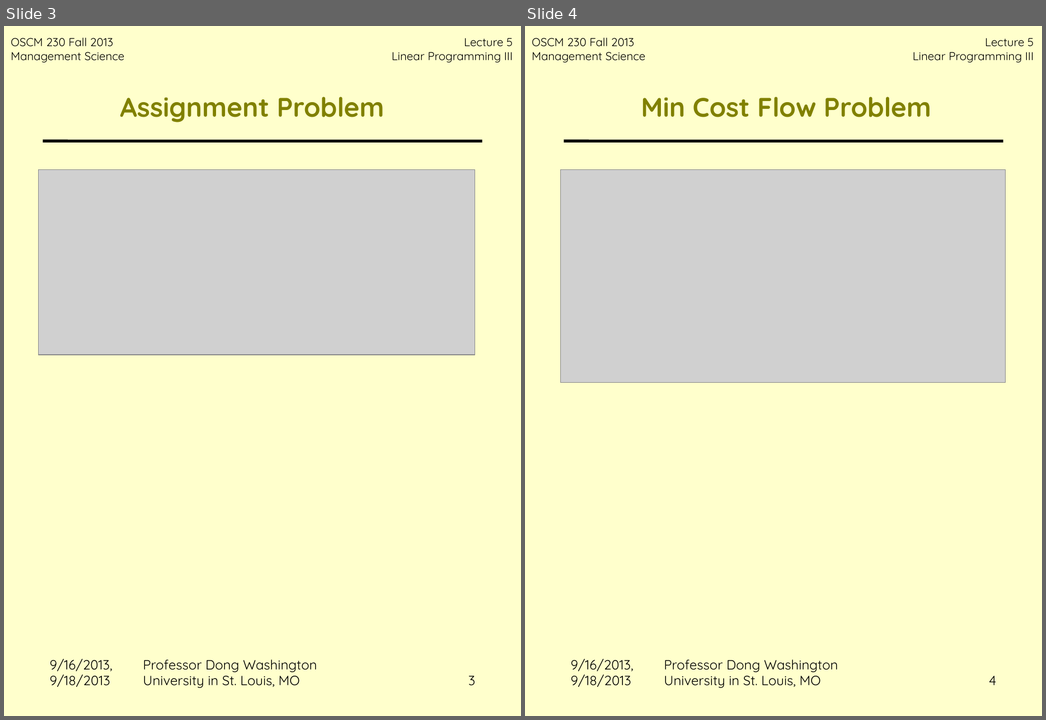
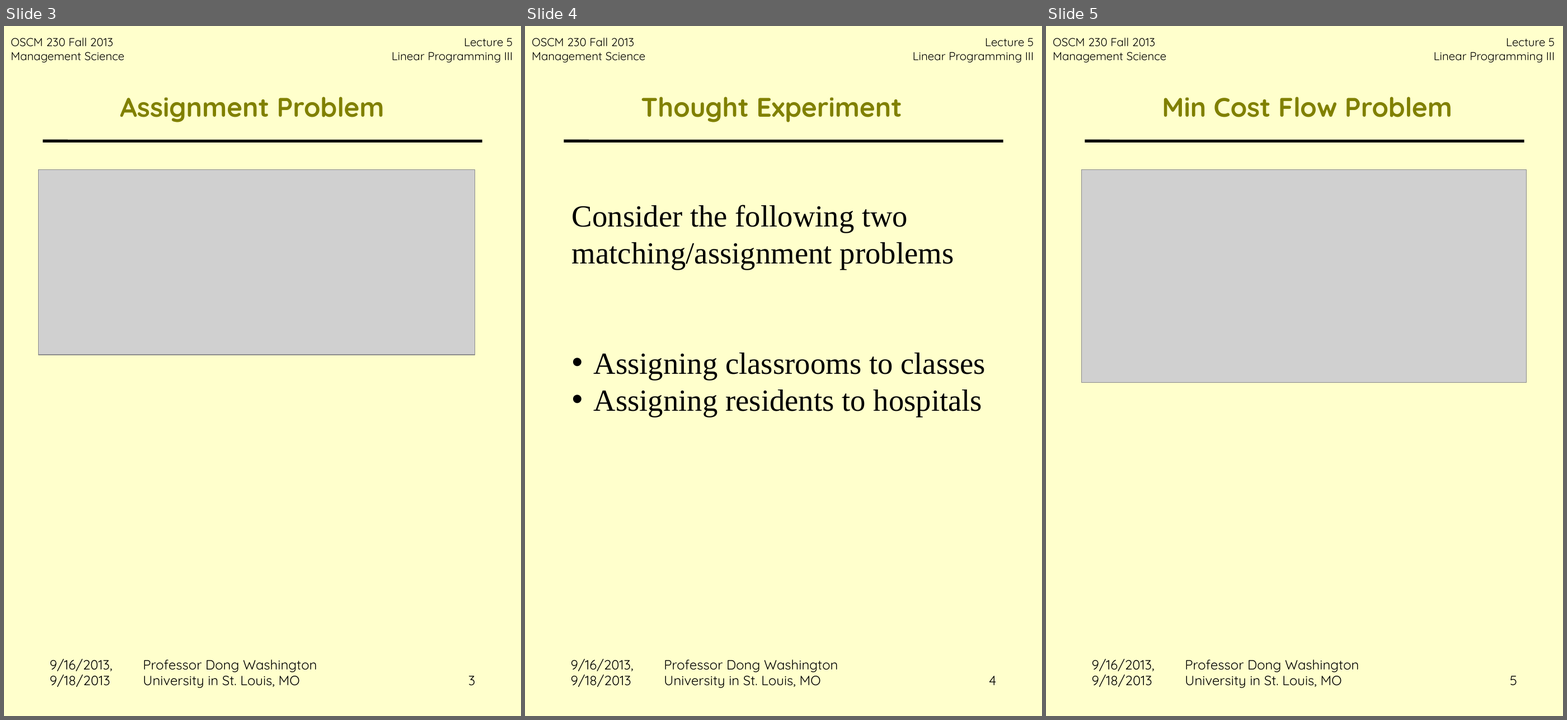
Before and after one commit to jbf232/OSCM230, a slide deck: Fall 2015/Lectures/Lecture 3 Formulations/Lecture 3 Formulations.pptx. Shown side by side, each under a label of ours: slides 3 and 4 before the commit, slides 3, 4 and 5 after it. The pictures are 1046x720 and 1567x720 pixels, drawn with LibreOffice and Linux fonts; fonts in the diff are those of the drawing; grey boxes stand for pictures; background and template pictures are left out. Boxes give left, top, right and bottom in pixels: in the first picture for what was removed or moved away, otherwise in the second. Text is boxed around its words. In the diff, an @@ line names an element or a change of style, - is before the commit and + after.

```diff
--- a/Fall 2015/Lectures/Lecture 3 Formulations/Lecture 3 Formulations.pptx
+++ b/Fall 2015/Lectures/Lecture 3 Formulations/Lecture 3 Formulations.pptx
@@ slide 4 added at (525, 26, 1042, 716), background #FFFFCC; not listed: 3 template elements that a slide beside it also shows @@
@@ title added at (641, 97, 902, 122), 28 pt, text #808000, bold @@
+Thought Experiment
@@ text added at (572, 205, 986, 416), 32 pt, text #000000 @@
+Consider the following two matching/assignment problems
+• Assigning classrooms to classes
+• Assigning residents to hospitals
@@ text added at (571, 659, 634, 687), 14 pt, text #000000 @@
+9/16/2013, 9/18/2013
@@ text added at (664, 659, 838, 688), 14 pt, text #000000 @@
+Professor Dong Washington University in St. Louis, MO
@@ page number added at (989, 676, 997, 685), 14 pt, text #000000 @@
+4
@@ what was slide 4 is now slide 5 @@
@@ page number at (1510, 676, 1518, 685): text changed @@
-4
+5
```
Also in this commit, not shown: 1 slide changed, 50 other files.
